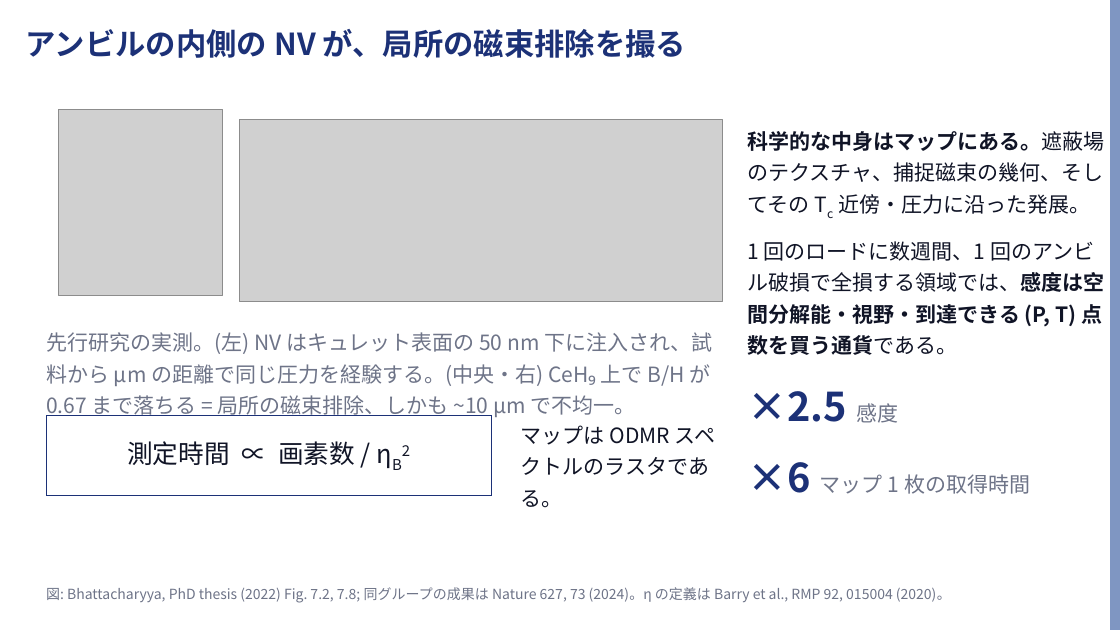
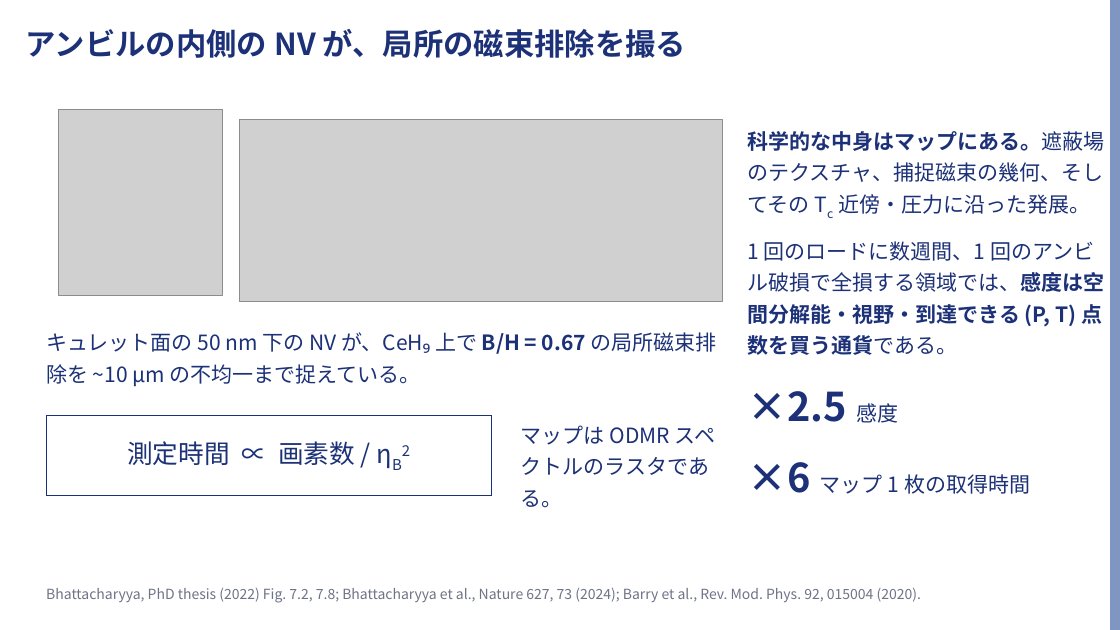
Before and after one commit to Risei412/ultra-high-pressure-ODMR, a slide deck: slide 3 of slides/odmr_473nm_talk.pptx. Drawn at 1120x630 pixels with LibreOffice and Linux fonts; fonts in the diff are those of the drawing; grey boxes stand for pictures; background and template pictures are left out. Boxes give left, top, right and bottom in pixels: in the first picture for what was removed or moved away, otherwise in the second. Text is boxed around its words. In the diff, an @@ line names an element or a change of style, - is before the commit and + after.

```diff
--- a/slides/odmr_473nm_talk.pptx
+++ b/slides/odmr_473nm_talk.pptx
@@ text "科学的な中身はマップにある。遮蔽場のテクスチャ、捕捉磁束の幾何、そしてその Tc 近傍・圧力に沿った発展。" at bbox=[748, 131, 1105, 494]: text colour #101426 to #1C3177 in "科学的な中身はマップにある。遮蔽場のテクスチャ、捕捉磁束の幾何、そしてその Tc 近傍・圧力に沿った発展。", "1 回のロードに数週間、1 回のアンビル破損で全損する領域では、感度は空間分解能・視野・到達できる (P, T) 点数を ..."; text colour #6E7488 to #1C3177 in "感度", "マップ 1 枚の取得時間" @@
@@ text at bbox=[46, 332, 717, 387]: text changed; text colour #6E7488 to #1C3177 @@
-先行研究の実測。(左) NV はキュレット表面の 50 nm 下に注入され、試料から µm の距離で同じ圧力を経験する。(中央・右) CeH₉ 上で B/H が 0.67 まで落ちる = 局所の磁束排除、しかも ~10 µm で不均一。
+キュレット面の 50 nm 下の NV が、CeH₉ 上で B/H = 0.67 の局所磁束排除を ~10 µm の不均一まで捉えている。
@@ rectangle "測定時間 ∝ 画素数 / ηB2" at bbox=[46, 416, 492, 496]: text colour #101426 to #1C3177 @@
@@ text "マップは ODMR スペクトルのラスタである。" at bbox=[521, 425, 716, 508]: text colour #101426 to #1C3177 @@
@@ text at bbox=[46, 588, 921, 603]: text changed @@
-図: Bhattacharyya, PhD thesis (2022) Fig. 7.2, 7.8; 同グループの成果は Nature 627, 73 (2024)。η の定義は Barry et al., RMP 92, 015004 (2020)。
+Bhattacharyya, PhD thesis (2022) Fig. 7.2, 7.8; Bhattacharyya et al., Nature 627, 73 (2024); Barry et al., Rev. Mod. Phys. 92, 015004 (2020).
```
Also in this commit, not shown: 7 other slides changed, 8 other files.
